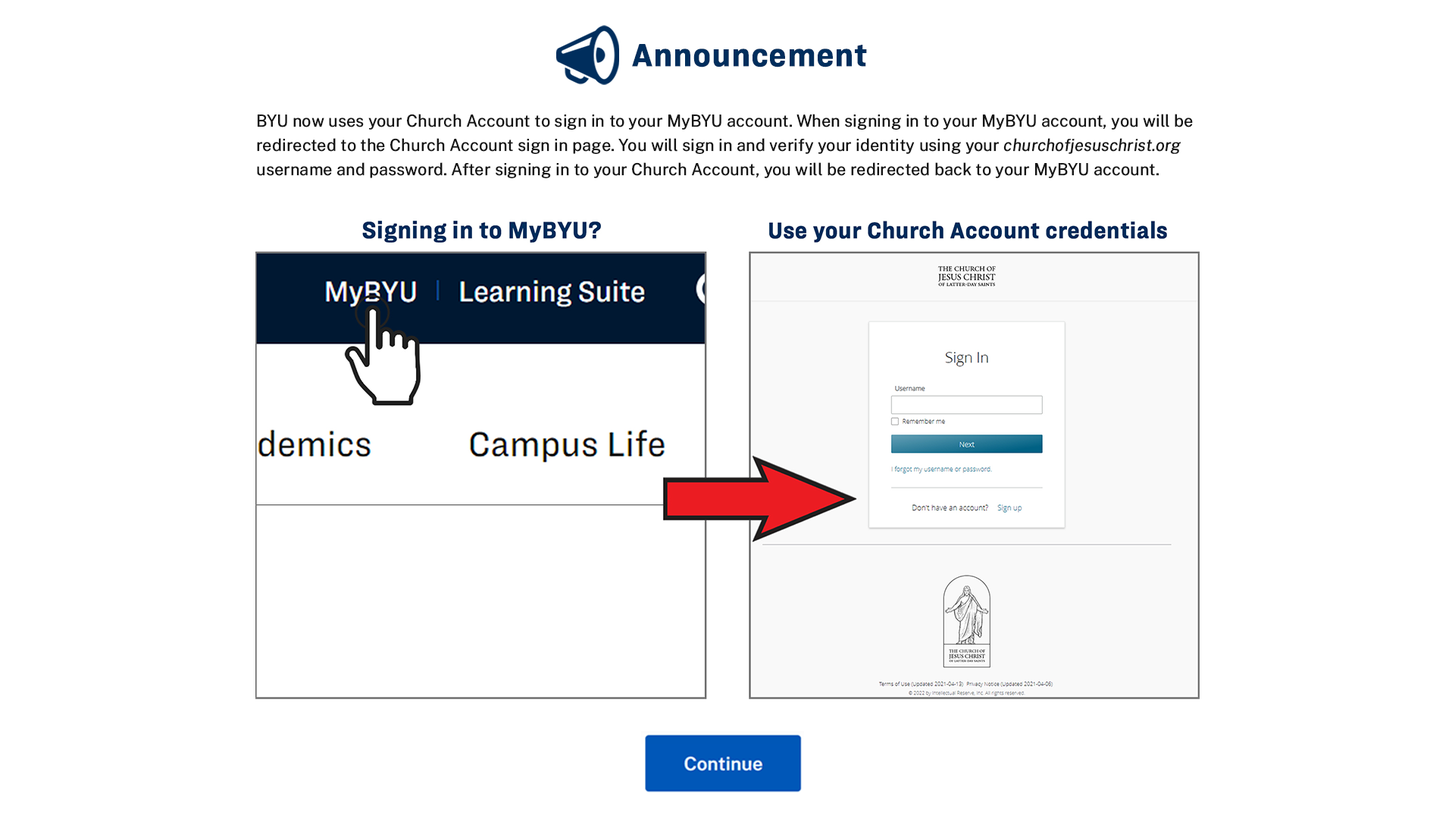
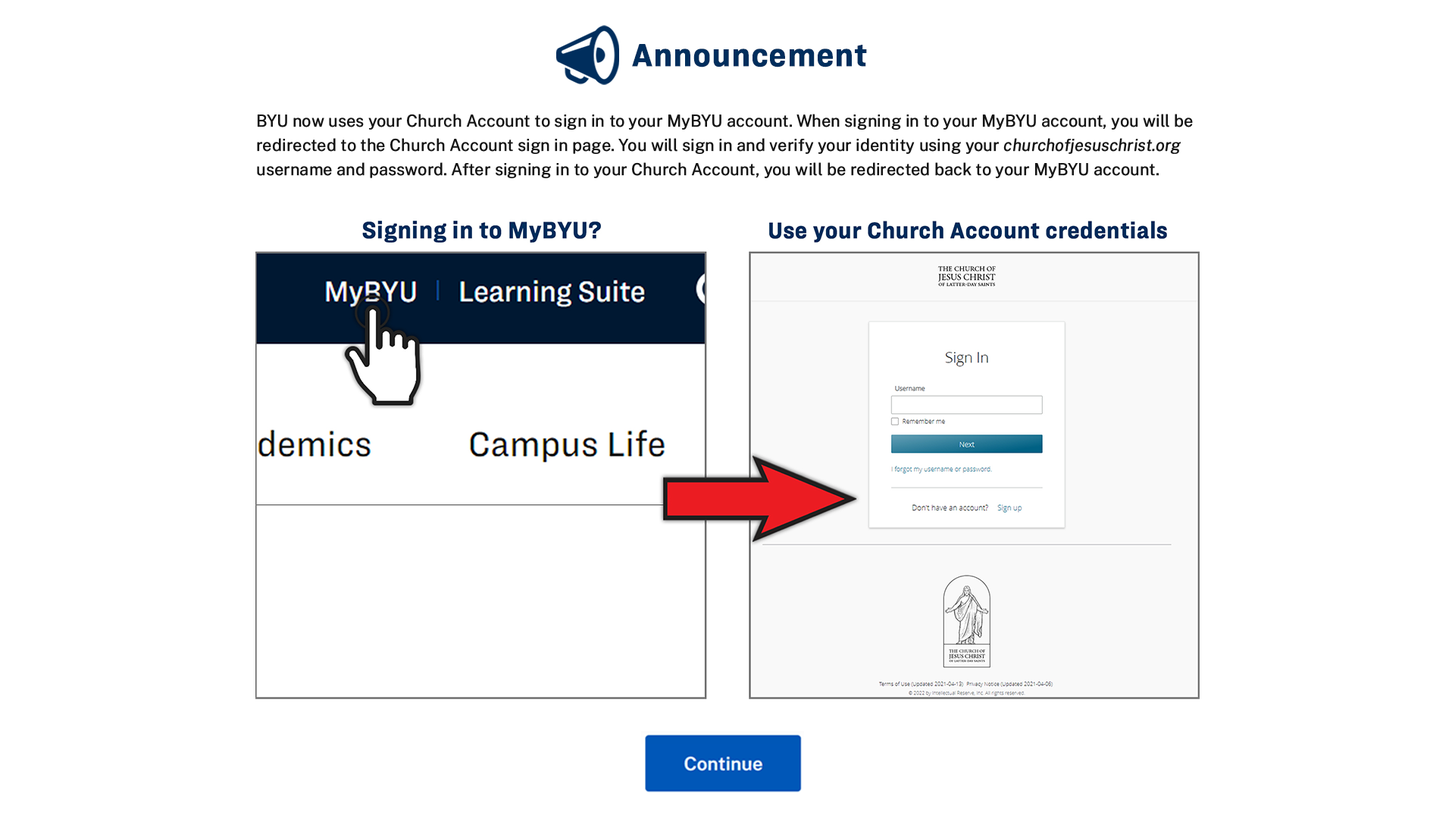
Comparing the layer stacks of the two 1455px x 819px images. Changes:
painted on "announcement-graphic" over [341, 290, 861, 546]
